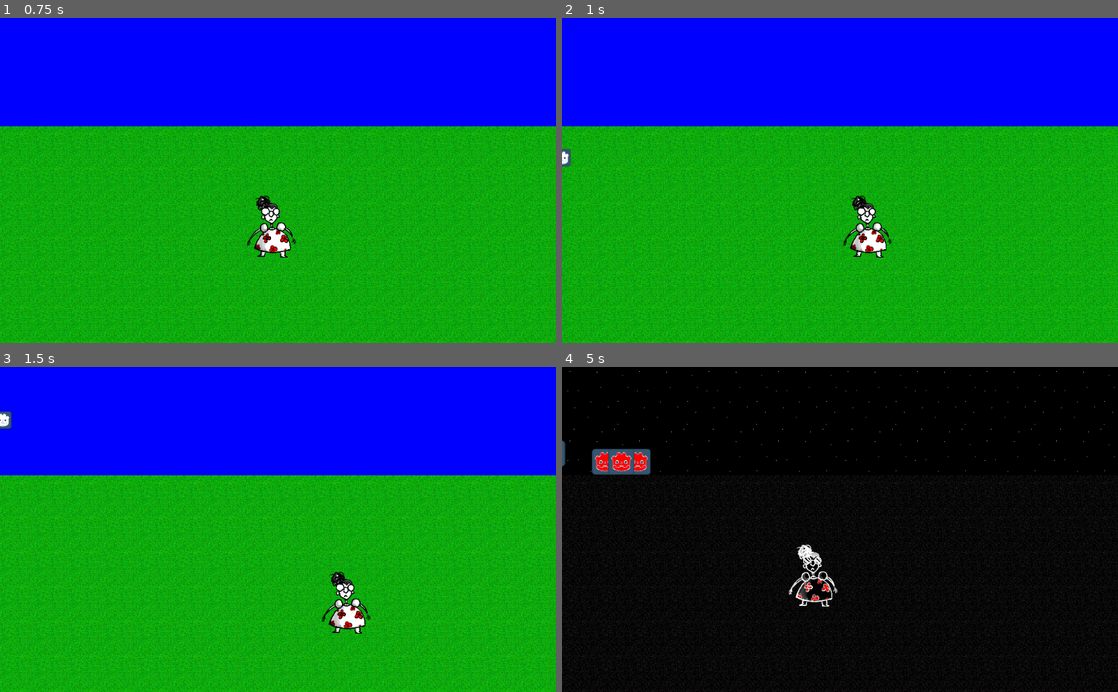
Above: before the commit, frames 1-4 (two rows, left to right).
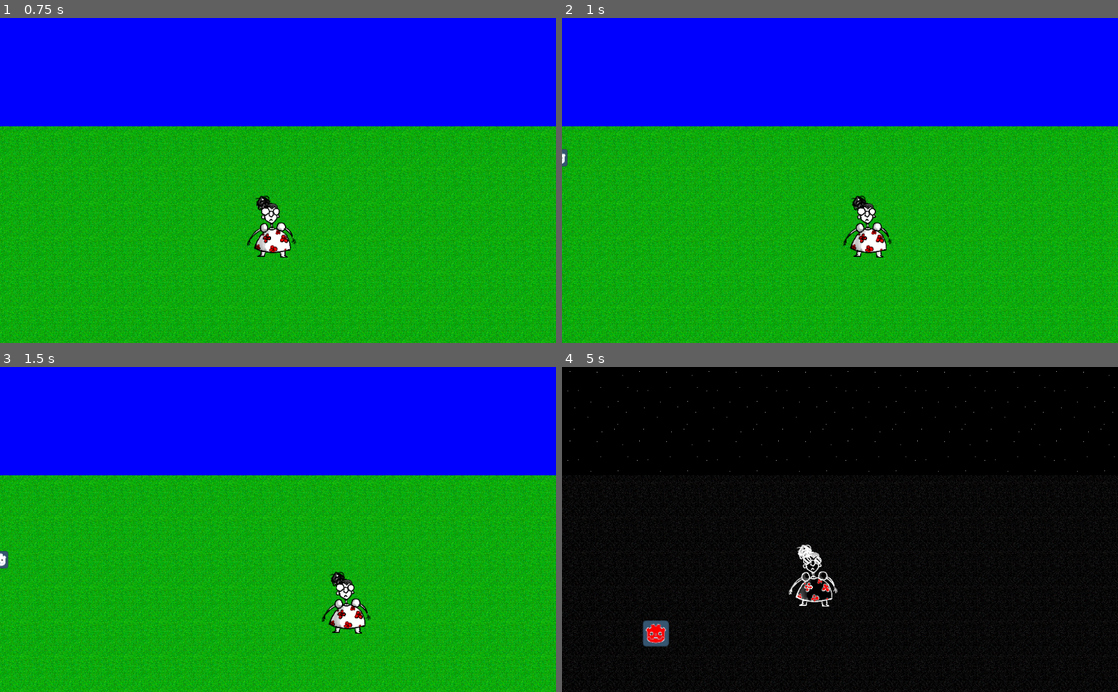
Above: after the commit, the same moments.

Repository: HedgeLizards/GGJ22
Game: Godot game, scene res://scenes/Main.tscn
Same seed, same stepped clock (60 frames per second), same inputs: the game is played once before the commit and once after it. The engine's default icon, where the game draws it, is replaced by a stand-in: a white triangle on a blue panel in a dark square.
Inputs (mouse positions are in pixels of both pictures, inside the frame that each line leads up to):
- Up to frame 1 (0.75 s): tap Enter at 0.5 s; move the mouse to (400, 164) at 0.52 s; press the mouse at (400, 164) at 0.53 s; hold D (right) from 0.53 s (still down)
- Up to frame 2 (1 s): keep holding D (right)
- Up to frame 3 (1.5 s): move the mouse to (166, 545) at 1.27 s; release D (right) at 1.28 s; release the mouse at (166, 545) at 1.28 s; hold S (down) from 1.28 s (still down); click (166, 545) at 1.35 s
- Up to frame 4 (5 s): move the mouse to (895, 458) at 2.02 s; release S (down) at 2.03 s; press the mouse at (895, 458) at 2.03 s; hold D (right) 2.03-2.78 s; move the mouse to (812, 594) at 2.77 s; release the mouse at (812, 594) at 2.78 s; hold W (up) 2.78-3.53 s; click (812, 594) at 2.85 s; move the mouse to (1006, 578) at 3.52 s; press the mouse at (1006, 578) at 3.53 s; hold A (left) from 3.53 s (still down); move the mouse to (673, 480) at 4.27 s; release the mouse at (673, 480) at 4.28 s; click (673, 480) at 4.35 s

Frame 1 is identical in both runs. In frame 2, less than 0.1% of the frame differs, in the area x 0-2%, y 40-46%; in frame 3, 0.2%; in frame 4, 1.3%, in the area x 0-20%, y 22-87%.

Commit message:
fix bunny spawning

Diff:
--- a/scenes/Main.tscn
+++ b/scenes/Main.tscn
@@ -81,9 +81,6 @@
 
 [node name="Tween" type="Tween" parent="Tooltip"]
 
-[node name="Player" parent="." groups=["dual"] instance=ExtResource( 3 )]
-position = Vector2( 450, 385 )
-
 [node name="LeftEdge" parent="." instance=ExtResource( 4 )]
 position = Vector2( -6, 493 )
 scale = Vector2( 1, 50 )
@@ -100,6 +97,9 @@
 [node name="BottomEdge" parent="." instance=ExtResource( 4 )]
 position = Vector2( 681, 982 )
 scale = Vector2( 70, 1 )
+
+[node name="Player" parent="." groups=["dual"] instance=ExtResource( 3 )]
+position = Vector2( 450, 385 )
 
 [node name="DayNight" type="Node" parent="."]
 script = ExtResource( 7 )
--- a/scripts/Spawner.gd
+++ b/scripts/Spawner.gd
@@ -12,12 +12,12 @@
 	if get_tree().get_nodes_in_group("bunnies").size() < max_rabbits:
 
 		var bunny = Rabbit.instance()
+		get_node("/root").add_child(bunny)
 
-		if randf() < 0.5 or true:
+		if randf() < 0.5:
 			bunny.global_position.x = get_node("/root/Main/LeftEdge").position.x #- outside_spawn_distance
 		else:
 			bunny.global_position.x = get_node("/root/Main/RightEdge").position.x + outside_spawn_distance
 		var top_y = get_node("/root/Main/TopEdge").position.y + 5
 		var bottom_y = get_node("/root/Main/BottomEdge").position.y
 		bunny.global_position.y = top_y + randf() * (bottom_y - top_y)
-		get_node("/root").add_child(bunny)
